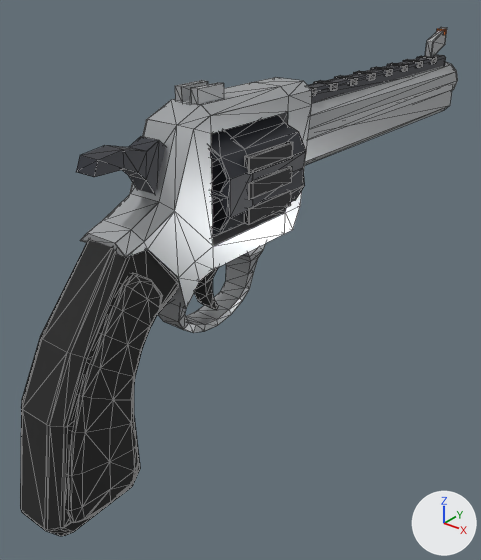
The glTF model assets/low-poly-guns/revolver.glb: old version first, new version second.
The view is the same before and after, from a 50 mm camera at (0.212, -0.316, 0.143) aimed at (-0.015, -0.032, -0.033). Lighting does not change. The marker at lower right points along +X, +Y and +Z. The picture after the commit comes second. Mesh edges are drawn as thin lines. Vertices at exactly the same position are counted once.

Script lines for the objects in view, before the commit:
```python
mat_zee_rubber = principled_material('zee_rubber')
mat_zee_rubber.base_color = (0.0153, 0.0153, 0.0153)  # black #212121
mat_zee_rubber.roughness = 0.9
me_revolver_3_003 = bpy.data.meshes.new('Revolver_3.003')
me_revolver_3_003.from_pydata(...)  # 1724 vertices, 3294 faces; spans x -0.027..0.027, y -0.2..0.2, z -0.096..0.096
# faces by material slot: [1784, 448, 434, 616, 12]
me_revolver_3_003.materials.append(mat_zee_rubber)  # black #212121
me_revolver_3_003.materials.append(mat_zee_blued)  # dark grey #33363d
me_revolver_3_003.materials.append(mat_zee_stainless)  # grey #b3b5b8
me_revolver_3_003.materials.append(mat_zee_polymer)  # black #2b2b2e
me_revolver_3_003.materials.append(mat_zee_signal)  # orange #eb751f
ob_revolver = bpy.data.objects.new('revolver', me_revolver_3_003)
ob_revolver.location = (0.0, 0.0, 0.0)
```
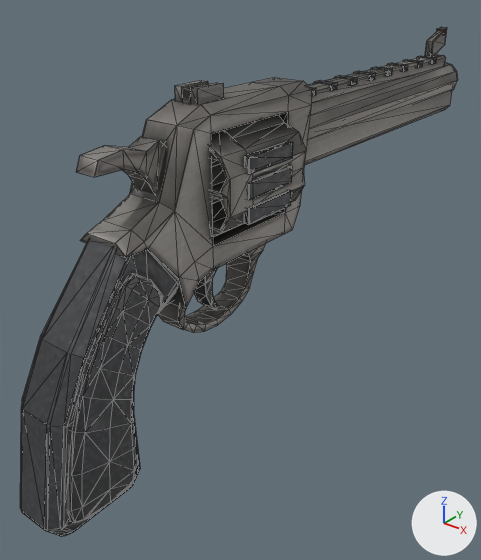
Changed parts and their boxes [x1, y1, x2, y2] in the pictures (481 x 560 px):
'revolver', surface changed
    both: [20, 27, 458, 536]
part 1 of me_revolver_3_003, surface changed
    both: [20, 27, 458, 536]
part 2 of me_revolver_3_003, recoloured
    both: [109, 54, 446, 151]
part 3 of me_revolver_3_003, recoloured
    both: [158, 27, 458, 333]
part 4 of me_revolver_3_003, recoloured
    both: [244, 56, 436, 223]

The change, as a diff of the scene's bpy script:
```diff
--- a/assets/low-poly-guns/revolver.glb.py
+++ b/assets/low-poly-guns/revolver.glb.py
@@ img_image_0 @@
+img_image_0 = load_image('Image_0', '_unpacked/Image_0', 1024, 1024, 'sRGB')
@@ img_image_1 @@
+img_image_1 = load_image('Image_1', '_unpacked/Image_1', 1024, 1024, 'Non-Color')
@@ img_image_2 @@
+img_image_2 = load_image('Image_2', '_unpacked/Image_2', 1024, 1024, 'Non-Color')
@@ mat_zee_rubber @@
 mat_zee_rubber = bpy.data.materials.new('zee_rubber')
-# nodes: BsdfPrincipled, OutputMaterial
-# colours: black #212121
+# nodes: BsdfPrincipled, NormalMap, OutputMaterial, SeparateColor, TexImage x3
+# uses the picture img_image_0
+# uses the picture img_image_1
+# uses the picture img_image_2
@@ me_revolver_3_003 @@
 me_revolver_3_003.from_pydata(...)  # 1724 vertices, 3294 faces; spans x -0.027..0.027, y -0.2..0.2, z -0.096..0.096
 # used by ob_revolver; location = (0.0, 0.0, 0.0)
-me_revolver_3_003.materials.append(mat_zee_signal)  # orange #eb751f
+# me_revolver_3_003 part 1: 1733 kept faces spanning x -0.027..0.027, y -0.2..0.2, z -0.096..0.096 get new texture (UV) coordinates
+# me_revolver_3_003 part 2: 103 faces spanning x -0.021..0.025, y -0.135..0.19, z 0.015..0.076 switch from mat_zee_blued (dark grey #33363d) to mat_zee_rubber
+# me_revolver_3_003 part 3: 223 faces spanning x -0.015..0.015, y -0.115..0.2, z -0.036..0.096 switch from mat_zee_stainless (grey #b3b5b8) to mat_zee_rubber
+# me_revolver_3_003 part 4: 317 faces spanning x -0.027..0.027, y -0.078..0.17, z 0.026..0.077 switch from mat_zee_polymer (black #2b2b2e) to mat_zee_rubber
```
